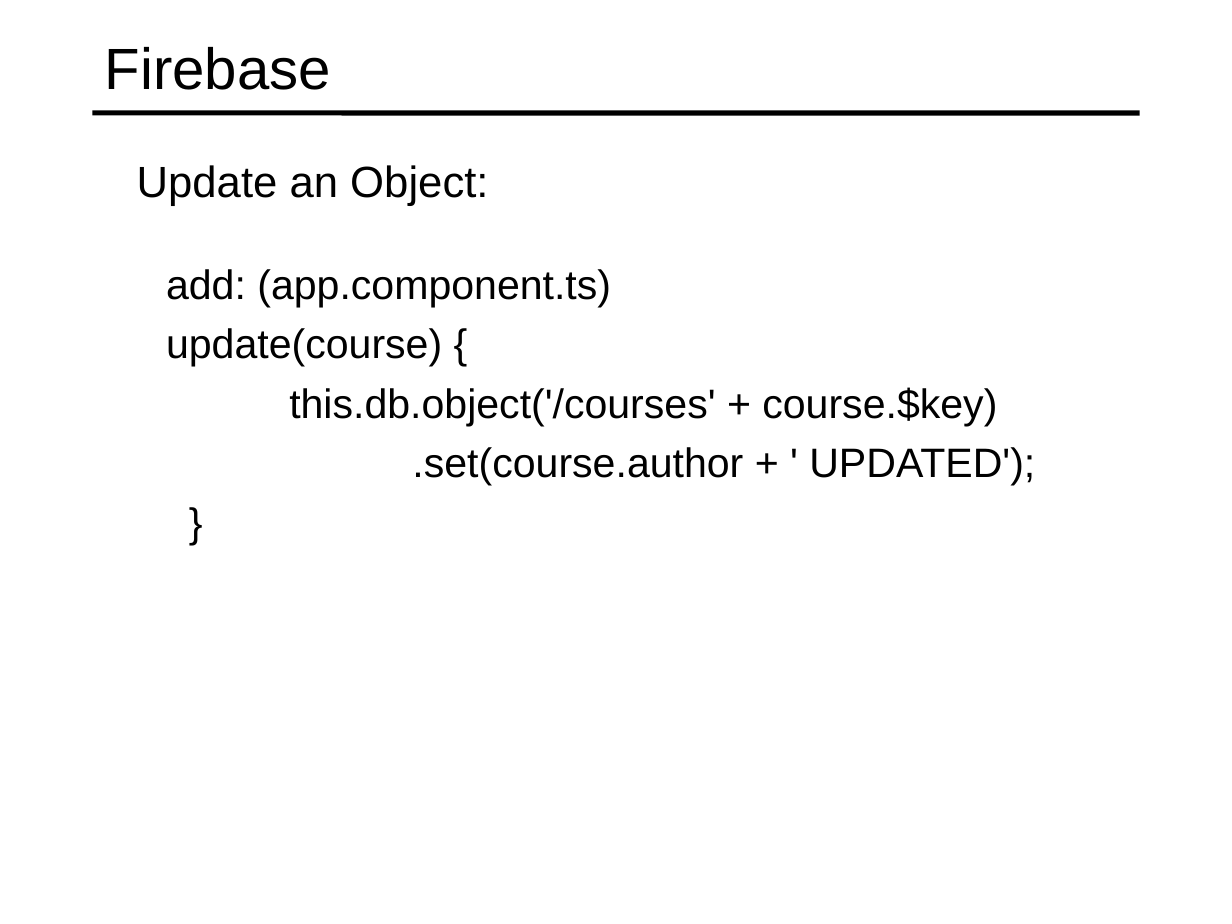
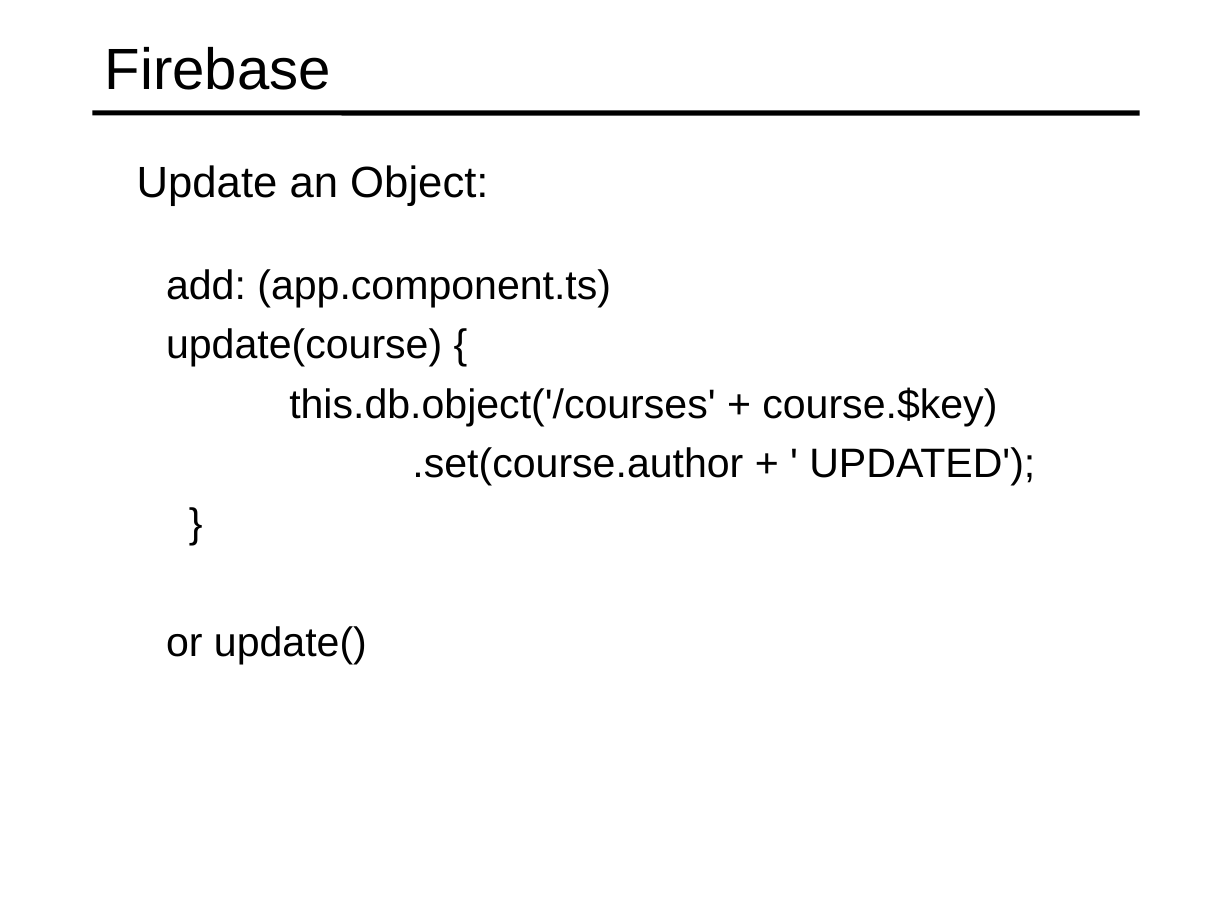
Before and after one commit to specter01wj/Jago_Link_Training, a slide deck: slide 14 of Angular/Angular7/Angular Advanced Course/Essentials/11.Building Real-time Server-less Apps with Firebase/L11_Building Real-time Server-less Apps with Firebase.ppt. Drawn at 1232x924 pixels with LibreOffice and Linux fonts; fonts in the diff are those of the drawing. Boxes give left, top, right and bottom in pixels: in the first picture for what was removed or moved away, otherwise in the second. Text is boxed around its words. In the diff, an @@ line names an element or a change of style, - is before the commit and + after.

Commit message:
10/15/2019 v1

```diff
--- a/Angular/Angular7/Angular Advanced Course/Essentials/11.Building Real-time Server-less Apps with Firebase/L11_Building Real-time Server-less Apps with Firebase.ppt
+++ b/Angular/Angular7/Angular Advanced Course/Essentials/11.Building Real-time Server-less Apps with Firebase/L11_Building Real-time Server-less Apps with Firebase.ppt
@@ text at (166,626,367,664): paragraph added @@
+  or update()
```
Also in this commit, not shown: 1 slide added.
